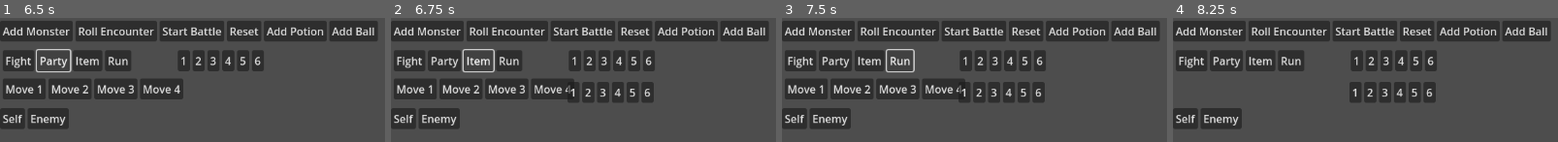
Above: before the commit, frames 1-4 (left to right).
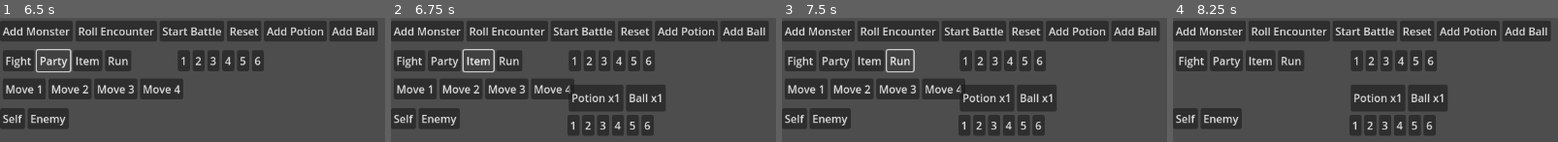
Above: after the commit, the same moments.

Repository: jevonsp/MonsterTamerRPG
Game: Godot game, scene res://scenes/test/testing.tscn
Same seed, same stepped clock (60 frames per second), same inputs: the game is played once before the commit and once after it.
Inputs:
- Up to frame 1 (6.5 s): click "Add Monster" at 0.5 s; click "Roll Encounter" at 1.25 s; click "Reset" at 2 s; click "Add Potion" at 2.75 s; click "Add Ball" at 3.5 s; click "Start Battle" at 4.25 s; click "Fight" at 5 s; click "Party" at 5.75 s
- Up to frame 2 (6.75 s): click "Item" at 6.5 s
- Up to frame 3 (7.5 s): click "Run" at 7.25 s
- Up to frame 4 (8.25 s): click "Move 1" at 8 s

Frame 1 is identical in both runs. In frame 2, 6.3% of the frame differs, in the area x 45-72%, y 51-95%; in frame 3, 6.3%; in frame 4, 6.3%.
Error in both runs: Invalid access to property or key 'name' on a base object of type 'Nil'. (res://scenes/battle/battle.gd:15)

Commit message:
Items + ItemActions

Diff:
--- a/classes/battle/BattleAction.gd
+++ b/classes/battle/BattleAction.gd
@@ -1,16 +1,16 @@
 class_name BattleAction extends RefCounted
 
-var actor: Monster
+var actor: Monster = null
 var targets: Array
 var type: String # "MOVE", "ITEM", "SWITCH", "RUN"
 var data
 var priority: int = 0
 
-func _init(actor_ref: Monster, target_refs: Array, action_type: String, action_data = null):
+func _init(action_type: String, action_data = null, actor_ref: Monster = null, target_refs: Array = []):
+	type = action_type
+	data = action_data
 	actor = actor_ref
 	targets = target_refs
-	type = action_type
-	data = action_data
 
 func execute() -> void:
 	pass
--- a/classes/battle/ItemAction.gd
+++ b/classes/battle/ItemAction.gd
@@ -5,7 +5,7 @@
 func _init(actor_ref: Monster, target_refs: Array, item_data: Item):
 	item = item_data
 	priority = item.priority
-	super(actor_ref, target_refs, "ITEM", item_data)
+	super("ITEM", item_data, actor_ref, target_refs)
 
 func execute() -> void:
 	for effect in item.effects:
--- a/classes/battle/MoveAction.gd
+++ b/classes/battle/MoveAction.gd
@@ -5,7 +5,7 @@
 func _init(actor_ref: Monster, target_refs: Array, move_data: Move):
 	move = move_data
 	priority = move.priority
-	super(actor_ref, target_refs, "MOVE", move_data)
+	super("MOVE", move_data, actor_ref, target_refs)
 
 func execute() -> void:
 	for effect in move.effects:
--- a/classes/battle/RunAction.gd
+++ b/classes/battle/RunAction.gd
@@ -2,7 +2,7 @@
 
 func _init(actor_ref: Monster, target_refs: Array) -> void:
 	priority = 7
-	super(actor_ref, target_refs, "RUN")
+	super("RUN", null, actor_ref, target_refs)
 
 func execute() -> void:
 	print("run attempt here")
--- a/classes/battle/SwitchAction.gd
+++ b/classes/battle/SwitchAction.gd
@@ -5,9 +5,7 @@
 func _init(actor_ref: Monster, target_refs: Array, index: int) -> void:
 	priority = 6
 	switch_index = index
-	super(actor_ref, target_refs, "SWITCH", switch_index)
-
-# SwitchAction.gd - Replace the entire execute() function
+	super("SWITCH", switch_index, actor_ref, target_refs)
 
 func execute() -> void:
 	print("executing switch")
--- a/resources/Item.gd
+++ b/resources/Item.gd
@@ -4,6 +4,8 @@
 @export var sprite: Texture2D
 @export_range(-7, 7) var priority: int = 0
 
+@export_subgroup("Target Type")
+@export_enum("ENEMY", "ALLY") var target_type: String = "ALLY"
 @export var chooses_targets: bool = false
 
 @export_subgroup("Effects")
--- a/resources/Move.gd
+++ b/resources/Move.gd
@@ -5,7 +5,7 @@
 @export_range(-7, 7) var priority: int = 0
 
 @export_subgroup("Target Type")
-@export_enum("ENEMY", "SELF") var target_type: String = "ENEMY"
+@export_enum("ENEMY", "ALLY") var target_type: String = "ENEMY"
 @export var chooses_targets: bool = false
 
 @export_subgroup("Damage Category")
--- a/resources/item_effects/ItemHealEffect.gd
+++ b/resources/item_effects/ItemHealEffect.gd
@@ -26,7 +26,7 @@
 		target.revive()
 		print(target.name, " was revived by ", name)
 	elif not target.is_fainted:
-		target.heal(heal_amount)
+		target.heal_damage(heal_amount)
 		print(actor.name, " used ", name, " to heal ", target.name, " for ", heal_amount, " HP")
 	print("(actor): ", actor)
 	print("(target): ", target)
--- a/resources/items/Ball.tres
+++ b/resources/items/Ball.tres
@@ -12,5 +12,6 @@
 [resource]
 script = ExtResource("2_pqng8")
 name = "Ball"
+target_type = "ENEMY"
 effects = Array[ExtResource("1_ux7sh")]([SubResource("Resource_y18na")])
 metadata/_custom_type_script = "uid://br2gl0bftv06o"
--- a/scenes/battle/battle_inventory/battle_inventory.gd
+++ b/scenes/battle/battle_inventory/battle_inventory.gd
@@ -1,10 +1,41 @@
 extends CanvasLayer
 
-func _on_button_1_pressed() -> void:
-	use_item(0)
+signal monster_picked
+
+@export var container: HBoxContainer
+@export var picker: HBoxContainer
+
+var monster_chosen: int = -1
+
+func _ready() -> void:
+	for i in picker.get_child_count():
+		var button = picker.get_child(i)
+		button.pressed.connect(use_item.bind(i + 1))
+
+func display_inventory():
+	var inventory = InventoryManager.inventory
+	for i in inventory.size():
+		var item = inventory[i]["item"]
+		var button = Button.new()
+		button.text = "%s x%d" % [inventory[i]["item"].name, inventory[i]["quantity"]]
+		button.pressed.connect(on_time_clicked.bind(item))
+		container.add_child(button)
+
+func on_time_clicked(item: Item):
+	print("item:", item.name)
+	picker_visibility(true)
+	await monster_picked
+	print("monster_chosen: ", monster_chosen)
+	var action = ItemAction.new(BattleManager.player_actor, [monster_chosen], item)
+	BattleManager.on_action_selected(action)
+	monster_chosen = -1
 
 func use_item(slot_index: int):
-	close()
+	monster_chosen = slot_index
+	monster_picked.emit()
+
+func picker_visibility(b: bool) -> void:
+	picker.visible = b
 
 func close():
 	queue_free()
--- a/scenes/battle/battle_inventory/battle_inventory.tscn
+++ b/scenes/battle/battle_inventory/battle_inventory.tscn
@@ -2,45 +2,51 @@
 
 [ext_resource type="Script" uid="uid://dnlbk7nekqm85" path="res://scenes/battle/battle_inventory/battle_inventory.gd" id="1_roxny"]
 
-[node name="battle_inventory" type="CanvasLayer"]
+[node name="battle_inventory" type="CanvasLayer" node_paths=PackedStringArray("container", "picker")]
 script = ExtResource("1_roxny")
+container = NodePath("ItemContainer")
+picker = NodePath("MonsterPicker")
 
-[node name="Inventory" type="HBoxContainer" parent="."]
+[node name="ItemContainer" type="HBoxContainer" parent="."]
+offset_left = 264.0
+offset_top = 99.0
+offset_right = 304.0
+offset_bottom = 139.0
+
+[node name="MonsterPicker" type="HBoxContainer" parent="."]
 unique_name_in_owner = true
 offset_left = 262.0
-offset_top = 91.0
-offset_right = 364.0
-offset_bottom = 131.0
+offset_top = 140.0
+offset_right = 390.0
+offset_bottom = 180.0
 
-[node name="Button1" type="Button" parent="Inventory"]
+[node name="Button1" type="Button" parent="MonsterPicker"]
 layout_mode = 2
 size_flags_vertical = 4
 text = "1"
 
-[node name="Button2" type="Button" parent="Inventory"]
+[node name="Button2" type="Button" parent="MonsterPicker"]
 layout_mode = 2
 size_flags_vertical = 4
 text = "2"
 
-[node name="Button3" type="Button" parent="Inventory"]
+[node name="Button3" type="Button" parent="MonsterPicker"]
 layout_mode = 2
 size_flags_vertical = 4
 text = "3"
 
-[node name="Button4" type="Button" parent="Inventory"]
+[node name="Button4" type="Button" parent="MonsterPicker"]
 layout_mode = 2
 size_flags_vertical = 4
 text = "4"
 
-[node name="Button5" type="Button" parent="Inventory"]
+[node name="Button5" type="Button" parent="MonsterPicker"]
 layout_mode = 2
 size_flags_vertical = 4
 text = "5"
 
-[node name="Button6" type="Button" parent="Inventory"]
+[node name="Button6" type="Button" parent="MonsterPicker"]
 layout_mode = 2
 size_flags_vertical = 4
 text = "6
 "
-
-[connection signal="pressed" from="Inventory/Button1" to="." method="_on_button_1_pressed"]
--- a/singletons/InventoryManager.gd
+++ b/singletons/InventoryManager.gd
@@ -2,12 +2,18 @@
 
 var battle_invent_preload = preload("res://scenes/battle/battle_inventory/battle_inventory.tscn")
 
-var inventory: Dictionary[Item, int] = {}
+var inventory: Array[Dictionary] = []
 
 func add_items(item: Item, quantity: int = 1) -> void:
-	inventory[item] = inventory.get(item, 0) + quantity
-	print("Added %d x %s (now have %d total)" % [quantity, item.name, inventory[item]])
+	for i in inventory.size():
+		if inventory[i]["item"] == item:
+			inventory[i]["quantity"] += quantity
+			print("Added %d x %s (now have %d total)" % [quantity, item.name, inventory[i]["quantity"]])
+			return
+	inventory.append({"item": item, "quantity": quantity})
+	print("Added %d x %s (new item)" % [quantity, item.name])
 
 func show_inventory():
 	var battle_inventory_scene = battle_invent_preload.instantiate()
 	add_child(battle_inventory_scene)
+	battle_inventory_scene.display_inventory()
